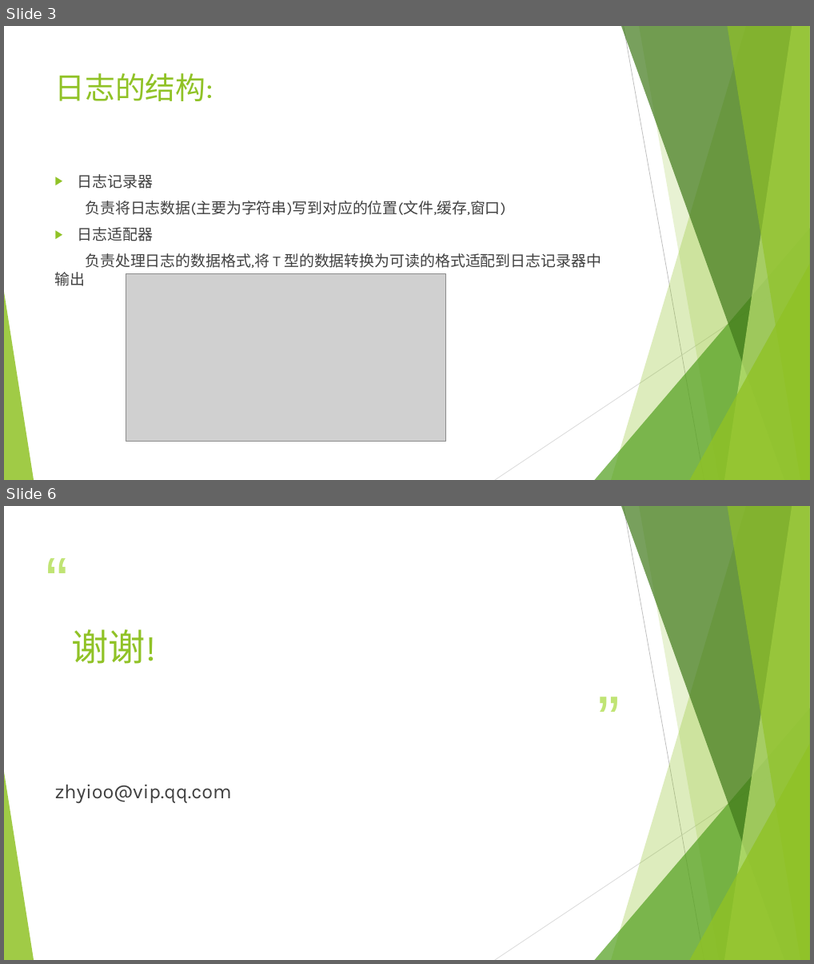
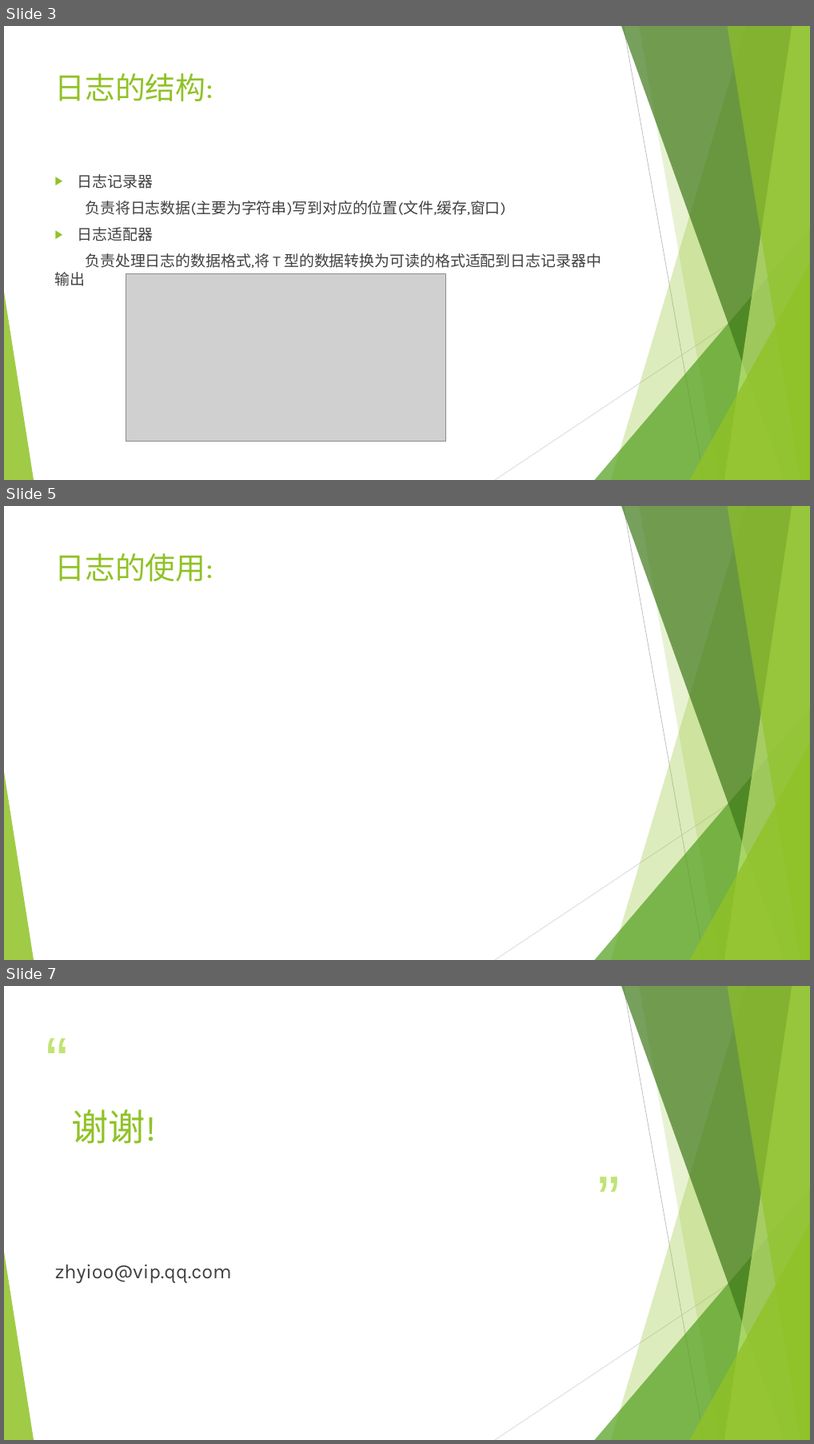
Before and after one commit to Zhyioo/libzhouyb_doc, a slide deck: PPT/第5章 日志.pptx. Shown one above the other, each under a label of ours: slides 3 and 6 before the commit, slides 3, 5 and 7 after it; the slides between them are not shown. The pictures are 814x964 and 814x1444 pixels, drawn with LibreOffice and Linux fonts; fonts in the diff are those of the drawing; grey boxes stand for pictures. Boxes give left, top, right and bottom in pixels: in the first picture for what was removed or moved away, otherwise in the second. Text is boxed around its words. In the diff, an @@ line names an element or a change of style, - is before the commit and + after.

```diff
--- a/PPT/第5章 日志.pptx
+++ b/PPT/第5章 日志.pptx
@@ slide 5 added at bbox=[4, 506, 810, 960], background #FFFFFF; not listed: 10 template elements that a slide beside it also shows @@
@@ title added at bbox=[55, 553, 214, 581], 36 pt, text #90C226 @@
+日志的使用:
@@ what was slide 6 is now slide 7 @@
```
Also in this commit, not shown: 2 slides changed, 3 other files.
